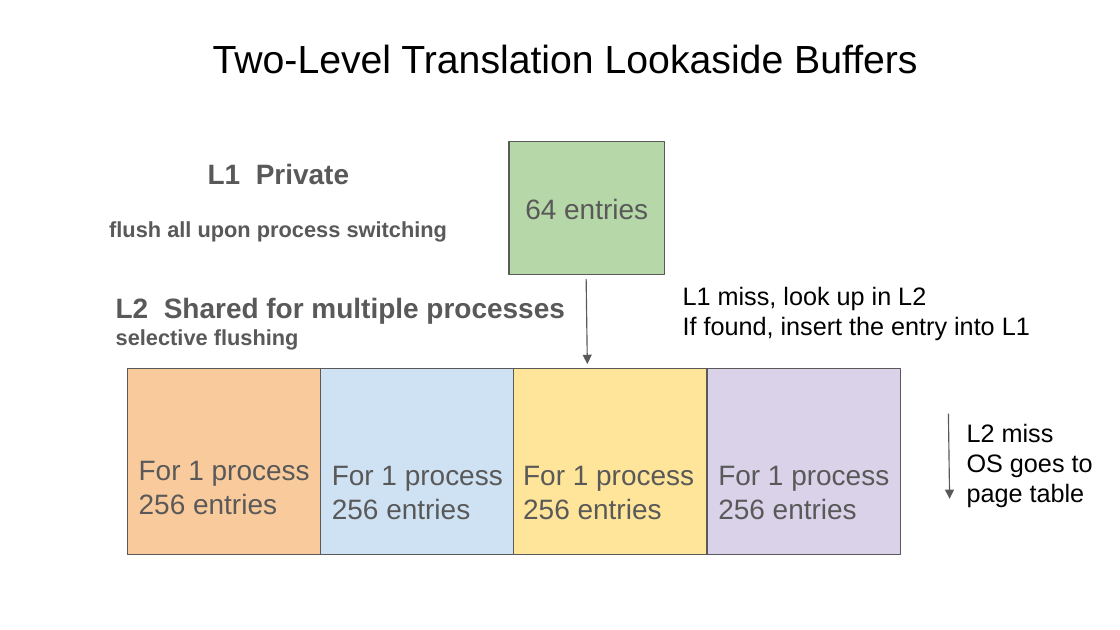
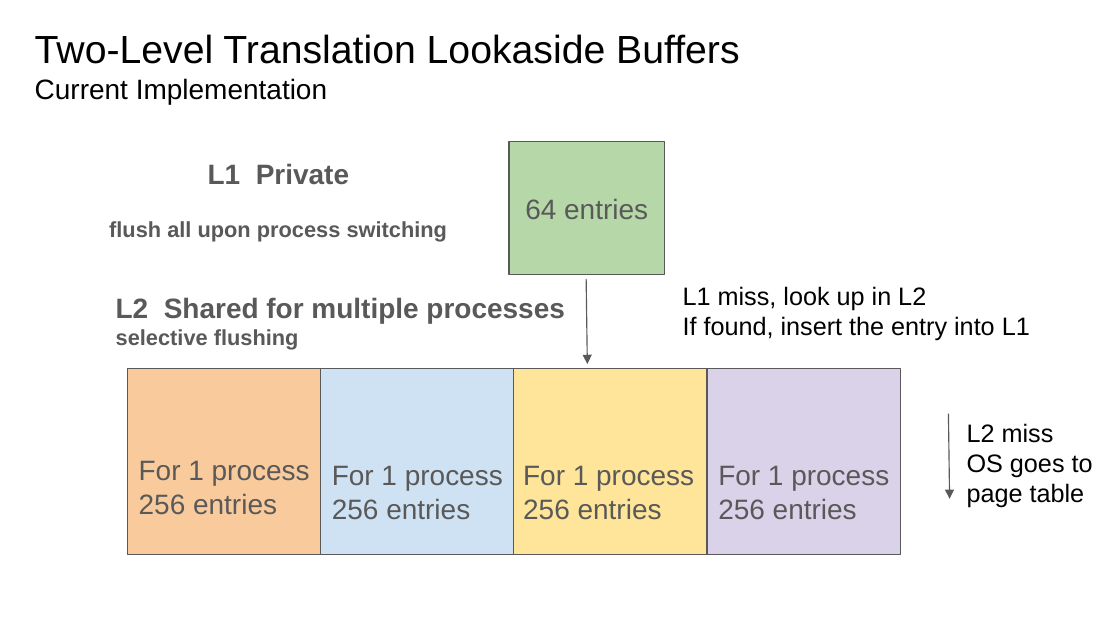
Before and after one commit to luyan72999/Computer-System, a slide deck: slide 1 of Final Mastery/final mastery.pptx. Drawn at 1120x630 pixels with LibreOffice and Linux fonts; fonts in the diff are those of the drawing. Boxes give left, top, right and bottom in pixels: in the first picture for what was removed or moved away, otherwise in the second. Text is boxed around its words. In the diff, an @@ line names an element or a change of style, - is before the commit and + after.

```diff
--- a/Final Mastery/final mastery.pptx
+++ b/Final Mastery/final mastery.pptx
@@ title "Two-Level Translation Lookaside Buffers": place and size @@
-title "Two-Level Translation Lookaside Buffers" at [213,44,917,74]
+title "Two-Level Translation Lookaside Buffers" at [35,34,739,104]
@@ title at [35,78,327,104]: paragraph added @@
+Current Implementation
```
Also in this commit, not shown: 2 other slides changed, 2 slides added.
